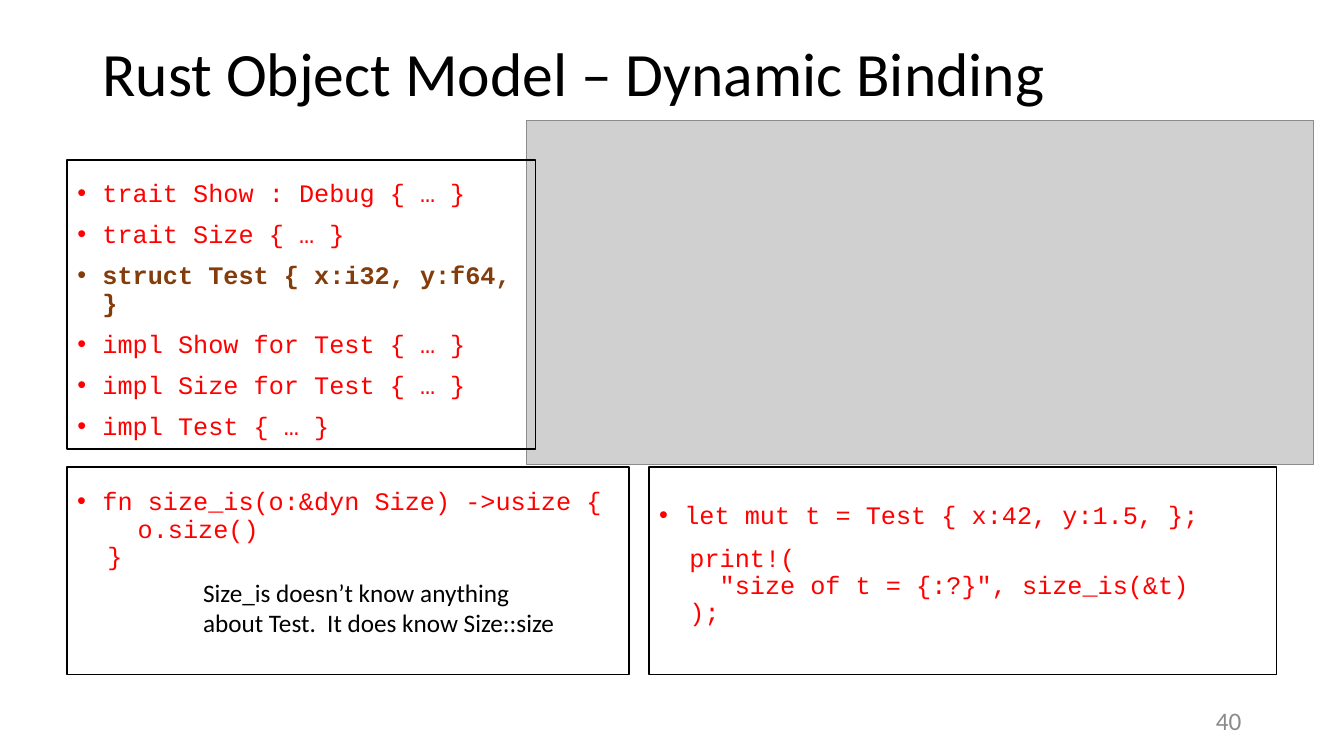
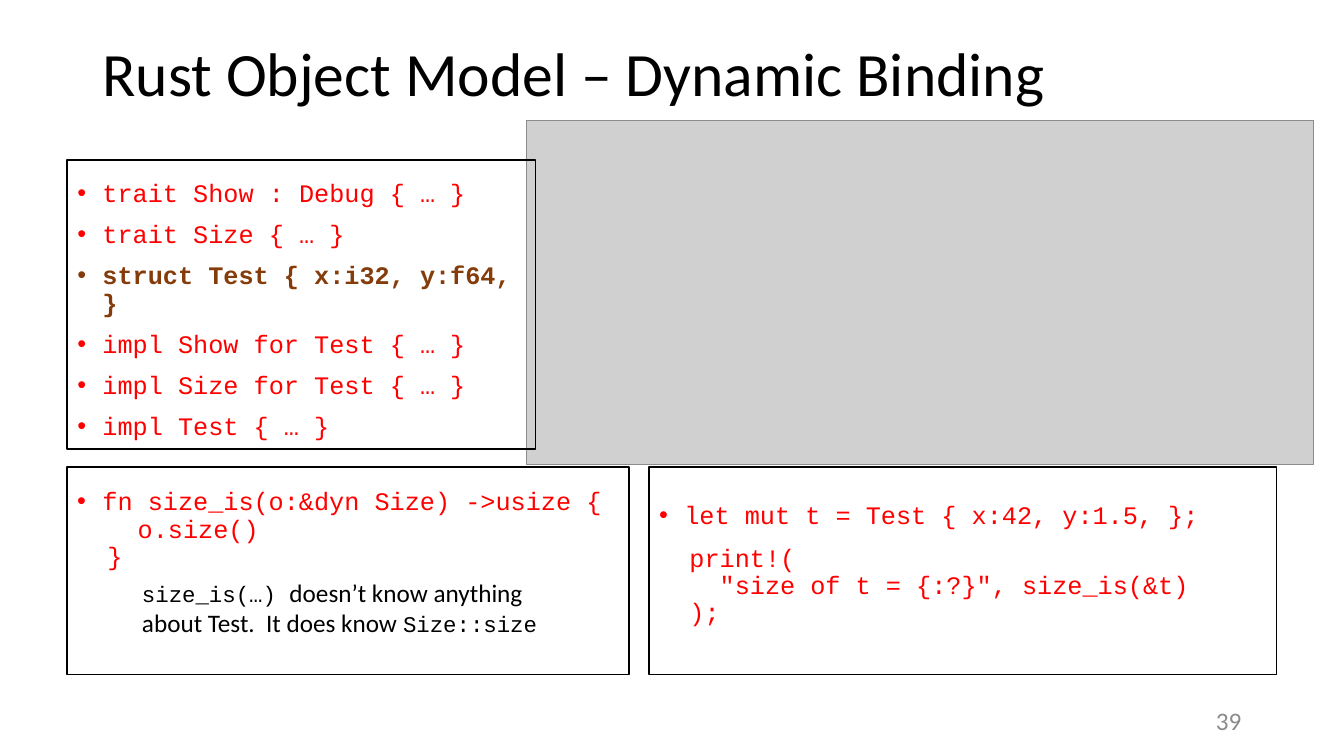
Before and after one commit to JimFawcett/JimFawcett.github.io, a slide deck: slide 39 of Resources/RustModels.pptx (slide 40 before the commit). Drawn at 1344x756 pixels with LibreOffice and Linux fonts; fonts in the diff are those of the drawing; grey boxes stand for pictures. Boxes give left, top, right and bottom in pixels: in the first picture for what was removed or moved away, otherwise in the second. Text is boxed around its words. In the diff, an @@ line names an element or a change of style, - is before the commit and + after.

Commit message:
reorganized and pruned RustModels presentation

```diff
--- a/Resources/RustModels.pptx
+++ b/Resources/RustModels.pptx
@@ text at [142, 584, 537, 633]: text changed @@
-Size_is doesn’t know anything about Test. It does know Size::size
+size_is(…) doesn’t know anything about Test. It does know Size::size
@@ page number at [1216, 714, 1242, 730]: text changed @@
-40
+39
```
Also in this commit, not shown: 18 other slides changed, 4 slides added, 12 slides removed, 1 other file.
